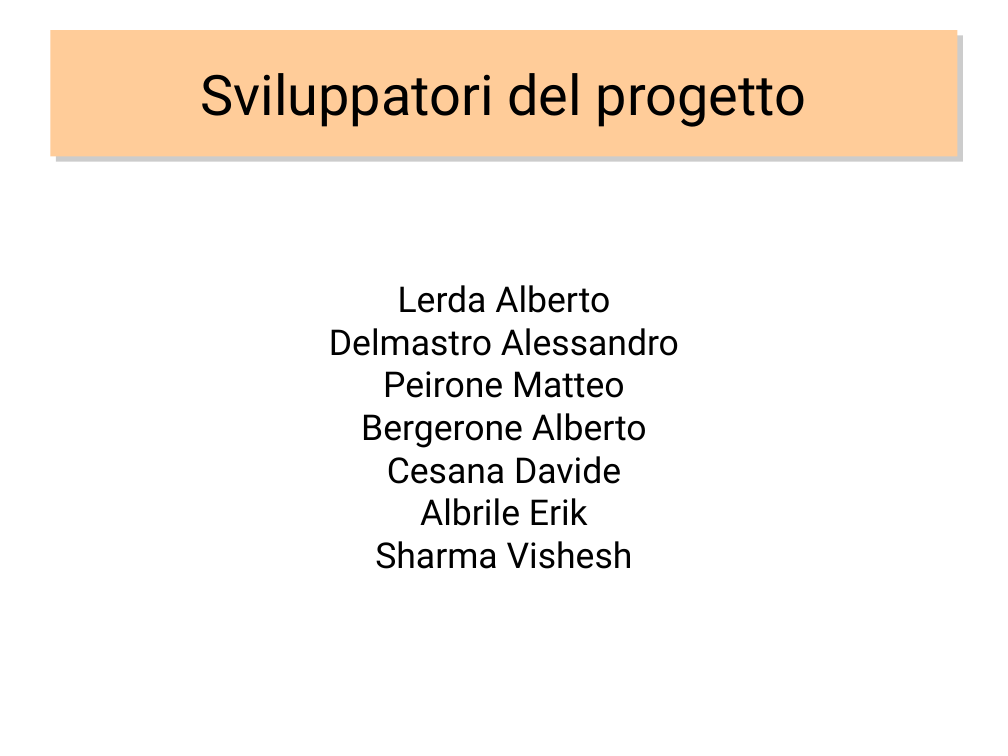
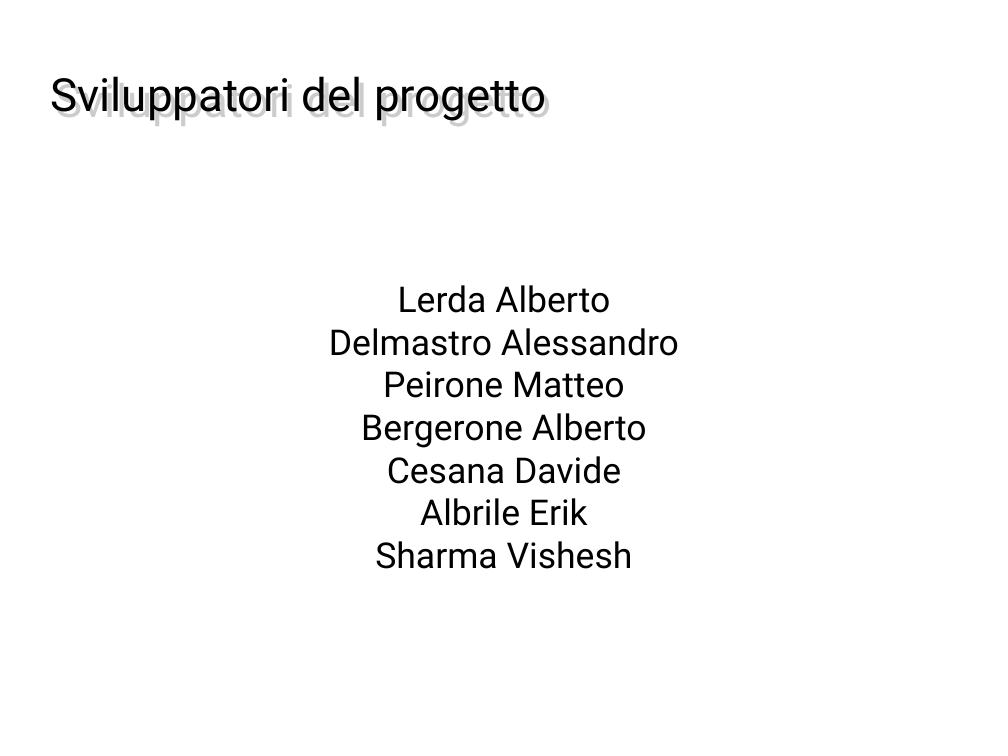
Before and after one commit to PeiPei97/ProgettoMagic, a slide deck: slide 15 of magicscrap.odp (slide 16 before the commit). Drawn at 1008x756 pixels with LibreOffice and Linux fonts; fonts in the diff are those of the drawing; background and template pictures are left out. Boxes give left, top, right and bottom in pixels: in the first picture for what was removed or moved away, otherwise in the second. Text is boxed around its words. In the diff, an @@ line names an element or a change of style, - is before the commit and + after.

```diff
--- a/magicscrap.odp
+++ b/magicscrap.odp
@@ title "Sviluppatori del progetto": place and size @@
-title "Sviluppatori del progetto" at (50,30,958,156)
+title "Sviluppatori del progetto" at (56,76,546,126)
@@ title "Sviluppatori del progetto" at (56,76,546,126): size 44 to 36 pt; alignment centre to left; fill #FFCC99 to none; shadow off @@
```
Also in this commit, not shown: 11 other slides changed, 3 slides added, 4 slides removed, 3 other files.
